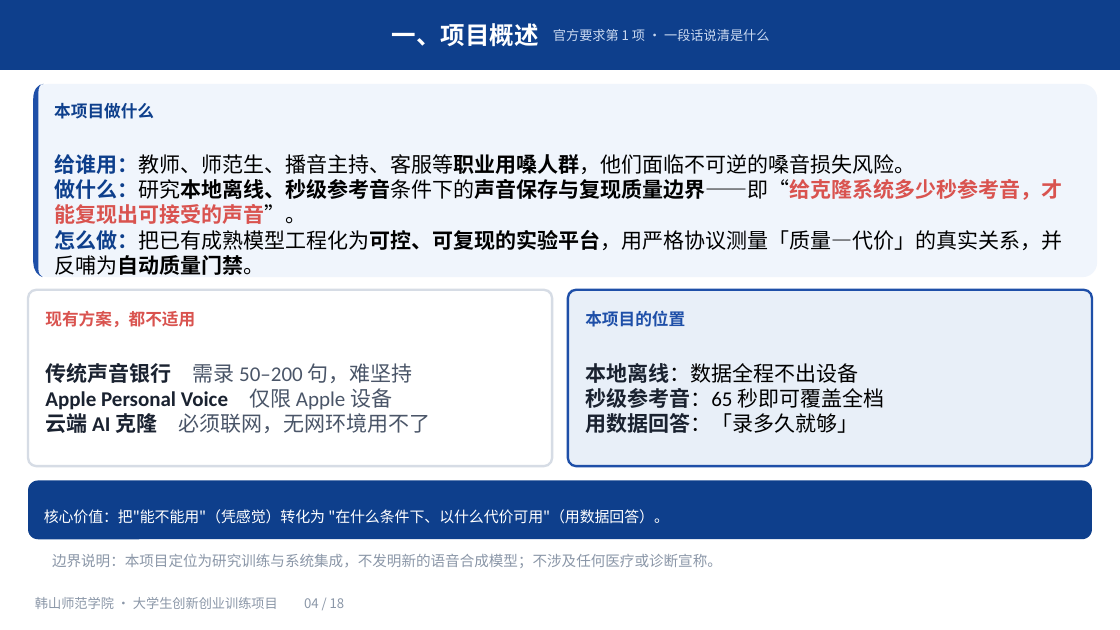
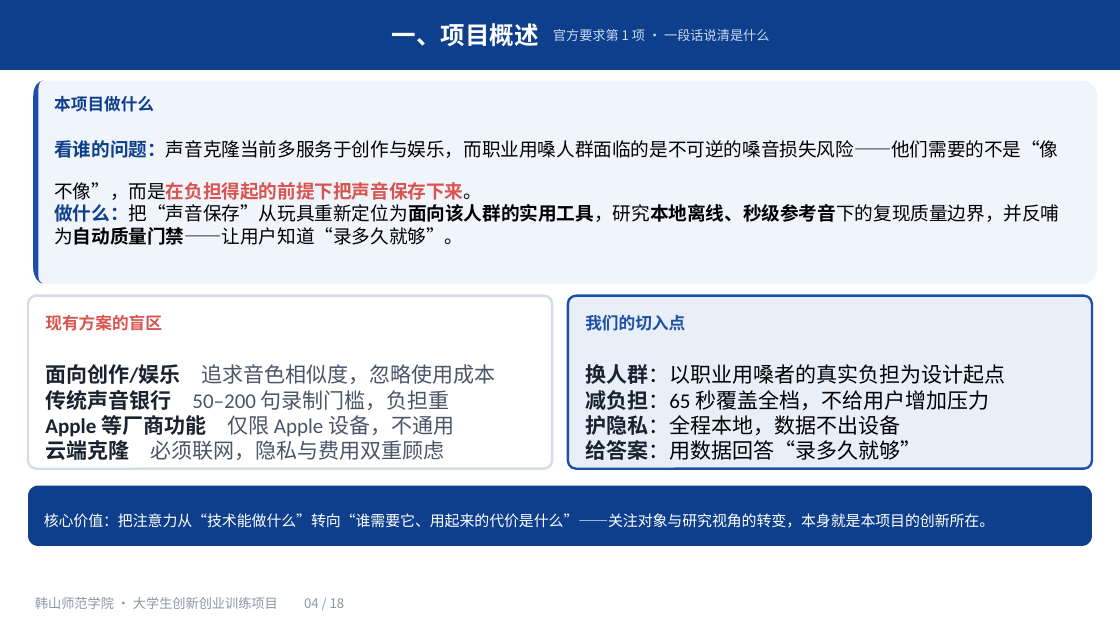
Before and after one commit to mouxu66/voice-morph, a slide deck: slide 4 of docs/大创申报-2026-10/大创申报PPT.pptx. Drawn at 1120x630 pixels with LibreOffice and Linux fonts; fonts in the diff are those of the drawing. Boxes give left, top, right and bottom in pixels: in the first picture for what was removed or moved away, otherwise in the second. Text is boxed around its words. In the diff, an @@ line names an element or a change of style, - is before the commit and + after.

Commit message:
docs(dachuang): 创新点重心从「技术」改到「关注对象」，并修 PPT 五处过期数字
创新定位修正（用户拍板：创新在关注谁，不在算法）：
- 申报书 §1.1 概述：改为「把关注对象从创作娱乐转向职业用嗓人群的真实负担」，
  并补一段说明为什么「关注对象」本身就是创新点（现有方案从设计上未考虑使用者负担）
- 申报书 §1.4：删除「成果新颖性有限」这一自我贬低表述，改为
  「创新不落在模型上，而落在关注对象与研究视角上」，并新增三条创新点
  （关注对象转移 / 衡量标准转移 / 方法学补充），每条均带对照对象
- PPT P4：重写为「看谁的问题 / 做什么」+「现有方案的盲区 vs 我们的切入点」，
  核心价值句改为「关注对象与研究视角的转变，本身就是本项目的创新所在」
- PPT P8：目的段同步新口径

修 PPT 五处过期数字（源文件 v2 已是新值，但 10/05 未重新出稿）：
- P8/P15 端到端延迟 50ms → ≈300ms（三段之和；50ms 是单块推理量级，不能当端到端报）
- P6/P8/P14 规模数字 → 后端 37,872 行 / 前端 40,169 行 / 27 插件 / 2,847 测试
- P6/P14 评测引擎 848 行 + 141 测试 → 1559 行 + 99 测试
- P14 测试文件数 102 → 149
- 全量扫描旧口径特征串，清零
- 同步 slides_v2/08.slide 源文件（大数字 50ms → ≈300ms）

PDF 重新导出：19 页 / 0.65 MB（官方限 10M，格式 PDF）

```diff
--- a/docs/大创申报-2026-10/大创申报PPT.pptx
+++ b/docs/大创申报-2026-10/大创申报PPT.pptx
@@ rounded rectangle: place and size @@
-rounded rectangle at [34,84,1098,277]
+rounded rectangle at [34,81,1098,284]
@@ freeform shape: place and size @@
-freeform shape at [34,84,1098,277]
+freeform shape at [34,81,1098,284]
@@ text "本项目做什么": place and size @@
-text "本项目做什么" at [54,103,154,119]
+text "本项目做什么" at [54,96,154,112]
@@ text at [54,140,1059,245]: text changed; size 18 to 16 pt @@
-给谁用：教师、师范生、播音主持、客服等职业用嗓人群，他们面临不可逆的嗓音损失风险。
-做什么：研究本地离线、秒级参考音条件下的声音保存与复现质量边界——即“给克隆系统多少秒参考音，才能复现出可接受的声音”。
-怎么做：把已有成熟模型工程化为可控、可复现的实验平台，用严格协议测量「质量—代价」的真实关系，并反哺为自动质量门禁。
+看谁的问题：声音克隆当前多服务于创作与娱乐，而职业用嗓人群面临的是不可逆的嗓音损失风险——他们需要的不是“像不像”，而是在负担得起的前提下把声音保存下来。
+做什么：把“声音保存”从玩具重新定位为面向该人群的实用工具，研究本地离线、秒级参考音下的复现质量边界，并反哺为自动质量门禁——让用户知道“录多久就够”。
@@ text at [45,315,162,331]: text changed @@
-现有方案，都不适用
+现有方案的盲区
@@ text at [585,315,685,331]: text changed @@
-本项目的位置
+我们的切入点
@@ text at [45,364,495,460]: text changed @@
-传统声音银行 需录 50–200 句，难坚持
-Apple Personal Voice 仅限 Apple 设备
-云端 AI 克隆 必须联网，无网环境用不了
+面向创作/娱乐 追求音色相似度，忽略使用成本
+传统声音银行 50–200 句录制门槛，负担重
+Apple 等厂商功能 仅限 Apple 设备，不通用
+云端克隆 必须联网，隐私与费用双重顾虑
@@ text at [585,364,1005,460]: text changed @@
-本地离线：数据全程不出设备
-秒级参考音：65 秒即可覆盖全档
-用数据回答：「录多久就够」
+换人群：以职业用嗓者的真实负担为设计起点
+减负担：65 秒覆盖全档，不给用户增加压力
+护隐私：全程本地，数据不出设备
+给答案：用数据回答“录多久就够”
@@ 3 rounded rectangles: place and size @@
-3 rounded rectangles at [28,290,1092,539]
+3 rounded rectangles at [28,296,1092,546]
@@ text at [44,513,995,528]: text changed @@
-核心价值：把"能不能用"（凭感觉）转化为 "在什么条件下、以什么代价可用"（用数据回答）。
+核心价值：把注意力从“技术能做什么”转向“谁需要它、用起来的代价是什么”——关注对象与研究视角的转变，本身就是本项目的创新所在。
@@ text removed at [52,554,722,568] @@
-边界说明：本项目定位为研究训练与系统集成，不发明新的语音合成模型；不涉及任何医疗或诊断宣称。
```
Also in this commit, not shown: 4 other slides changed, 2 other files.
